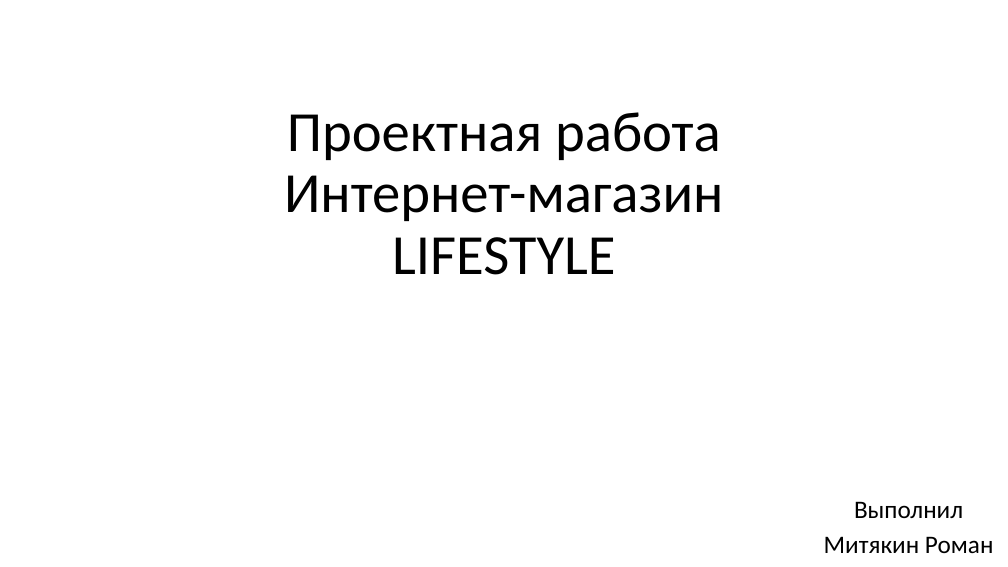
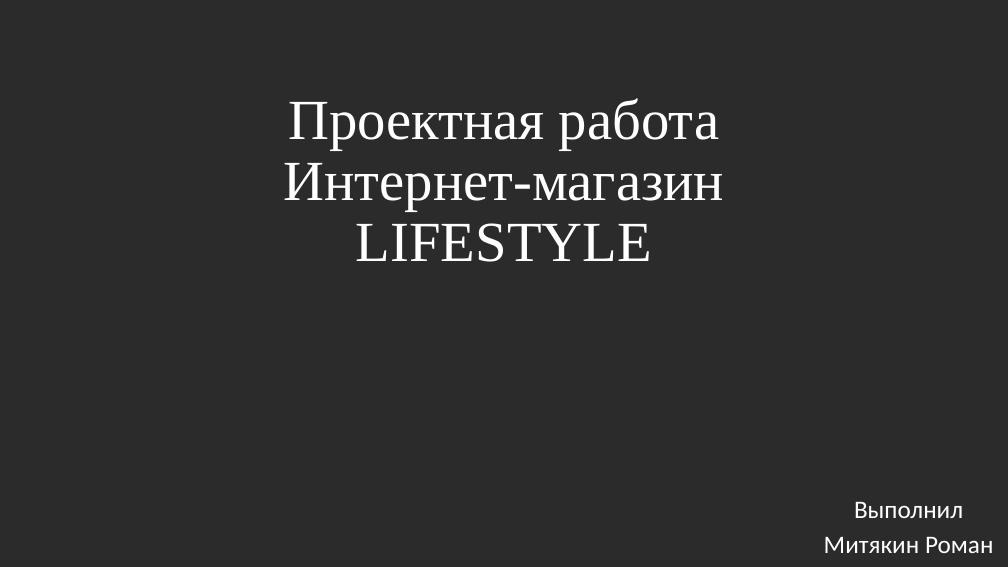
Before and after one commit to v1rus41l/onlinestore-project, a slide deck: slide 1 of about/presentation.pptx. Drawn at 1008x567 pixels with LibreOffice and Linux fonts; fonts in the diff are those of the drawing; background and template pictures are left out; a plain dark background stands for a picture behind light text. Boxes give left, top, right and bottom in pixels: in the first picture for what was removed or moved away, otherwise in the second. Text is boxed around its words. In the diff, an @@ line names an element or a change of style, - is before the commit and + after.

```diff
--- a/about/presentation.pptx
+++ b/about/presentation.pptx
@@ background #FFFFFF to picture (left out) @@
@@ title "Проектная работа Интернет-магазин LIFESTYLE" moved from (x1=284, y1=112, x2=723, y2=275) to (x1=284, y1=98, x2=725, y2=262) @@
@@ title "Проектная работа Интернет-магазин LIFESTYLE" at (x1=284, y1=98, x2=725, y2=262): font Calibri to Times New Roman, text colour #000000 to #FFFFFF @@
@@ subtitle "Выполнил" at (x1=824, y1=502, x2=993, y2=553): text colour #000000 to #FFFFFF @@
```
Also in this commit, not shown: 5 other slides changed, 4 slides added, 4 slides removed, 18 other files.
